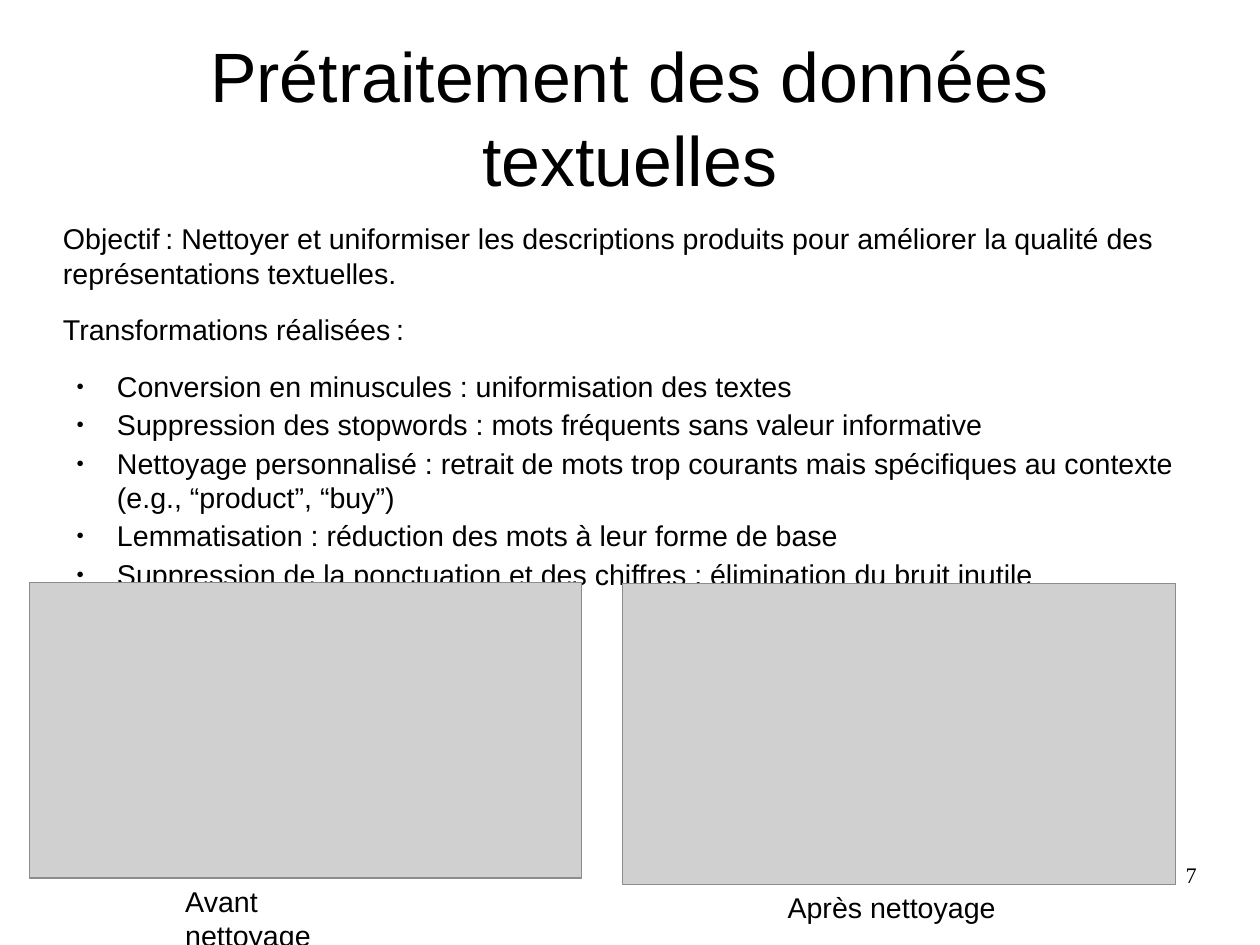
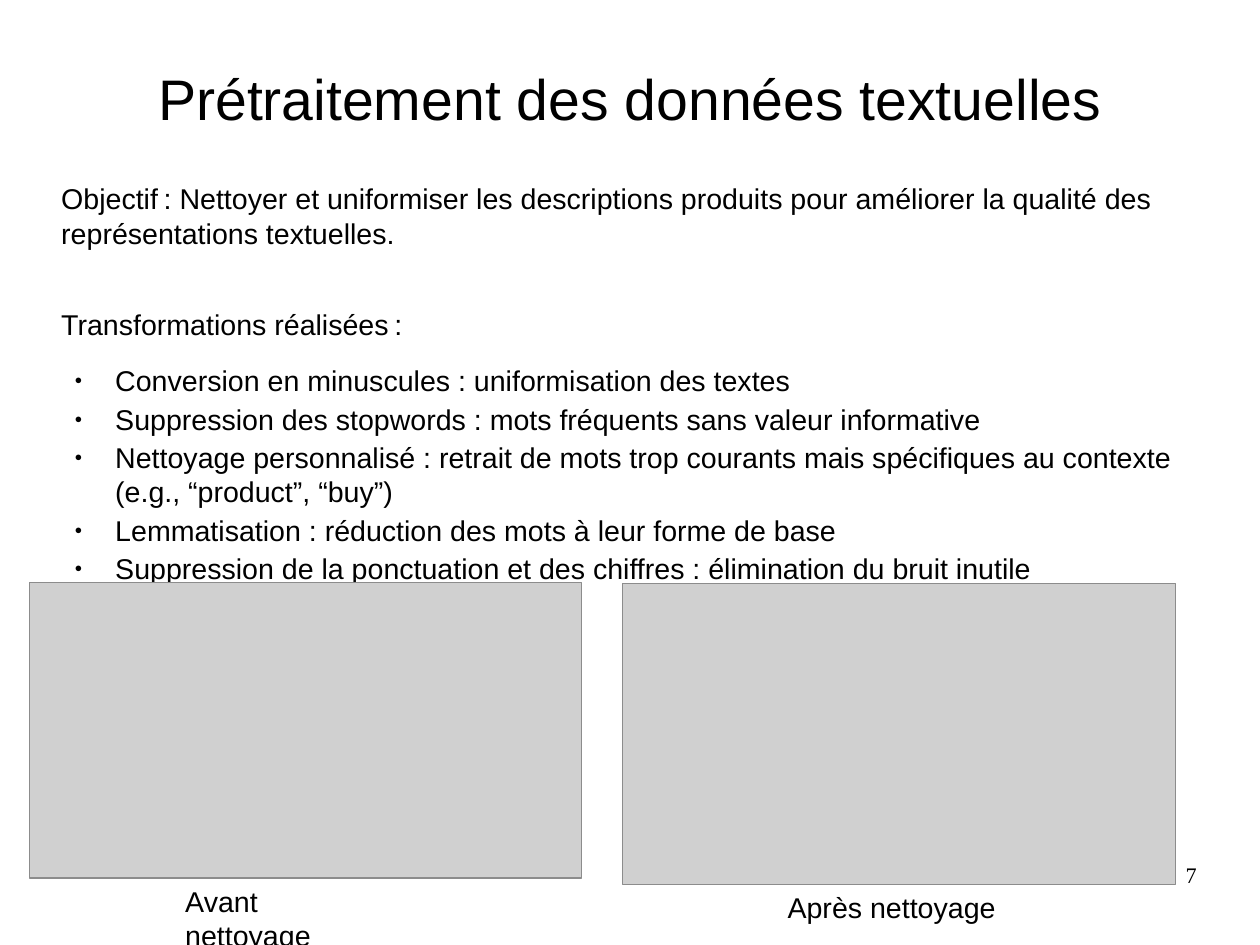
Before and after one commit to JohannaSole/classification-produits, a slide deck: slide 7 of Sole_Johanna_4_presentation_042025.odp. Drawn at 1260x945 pixels with LibreOffice and Linux fonts; fonts in the diff are those of the drawing; grey boxes stand for pictures. Boxes give left, top, right and bottom in pixels: in the first picture for what was removed or moved away, otherwise in the second. Text is boxed around its words. In the diff, an @@ line names an element or a change of style, - is before the commit and + after.

```diff
--- a/Sole_Johanna_4_presentation_042025.odp
+++ b/Sole_Johanna_4_presentation_042025.odp
@@ title "Prétraitement des données textuelles" at (x1=158, y1=78, x2=1101, y2=121): size 44 to 36 pt @@
@@ text "Objectif : Nettoyer et uniformiser ..." rewrapped from (x1=63, y1=228, x2=1172, y2=590) to (x1=61, y1=188, x2=1171, y2=585) @@
```
Also in this commit, not shown: 5 other slides changed, 1 slide added, 1 slide removed, 5 other files.
